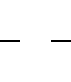
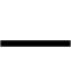
Layers edited between the first and the second 71 × 82 image:
added layer "a copy #1" above "a copy" over [0, 40, 71, 47]
hid "a copy" over [0, 40, 20, 42]
hid "a" over [51, 40, 71, 42]
